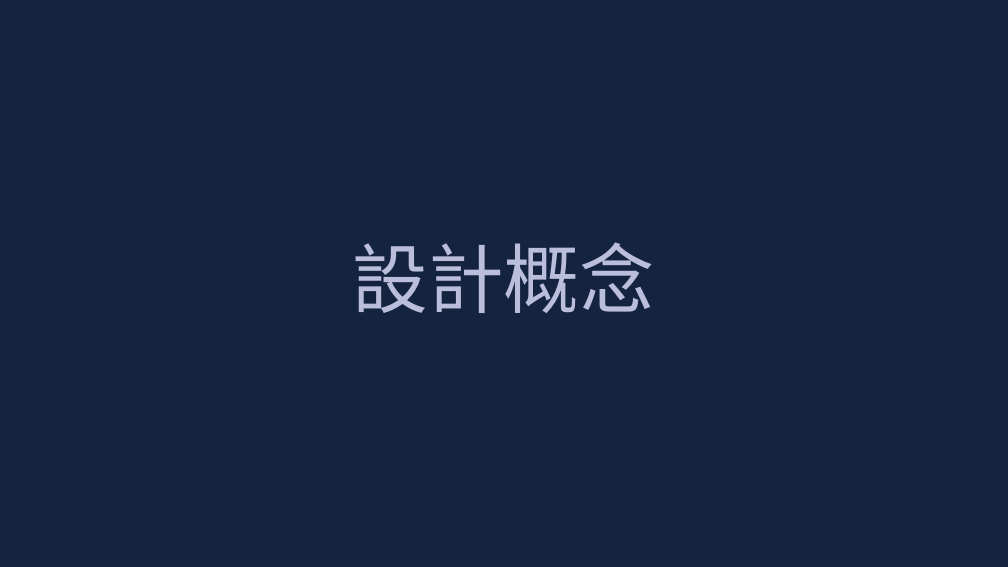
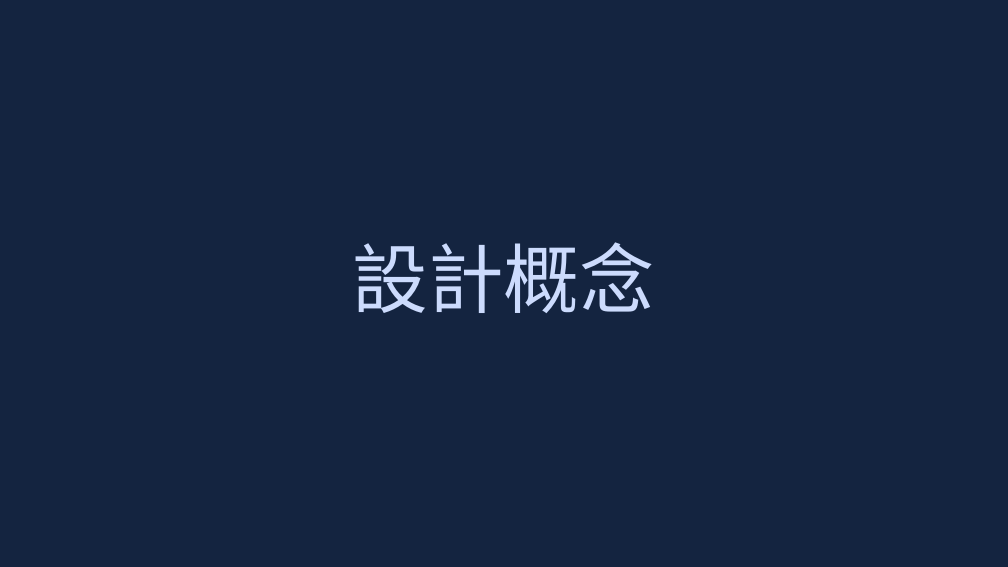
Before and after one commit to leonasdev/WebMidProject, a slide deck: slide 8 of 企劃書.pptx. Drawn at 1008x567 pixels with LibreOffice and Linux fonts; fonts in the diff are those of the drawing. Boxes give left, top, right and bottom in pixels: in the first picture for what was removed or moved away, otherwise in the second. Text is boxed around its words. In the diff, an @@ line names an element or a change of style, - is before the commit and + after.

```diff
--- a/企劃書.pptx
+++ b/企劃書.pptx
@@ title "設計概念" at [353, 242, 655, 313]: text colour #BBBEDB to #CCDBFD @@
```
Also in this commit, not shown: 8 other slides changed.
